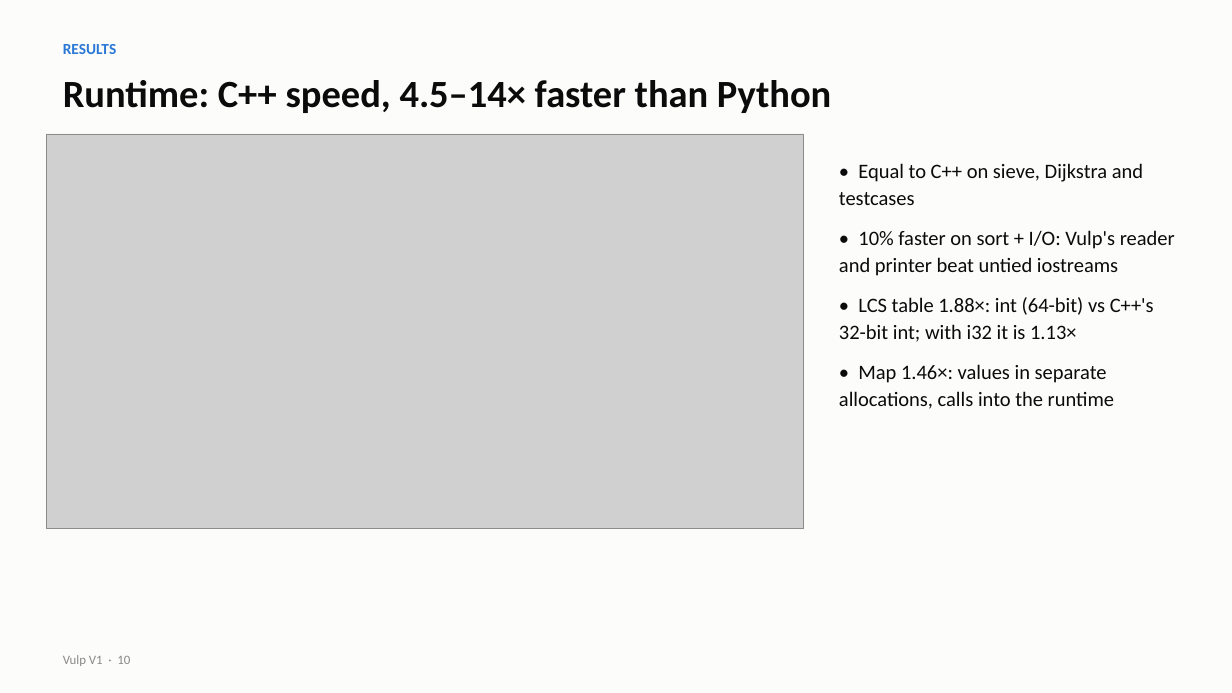
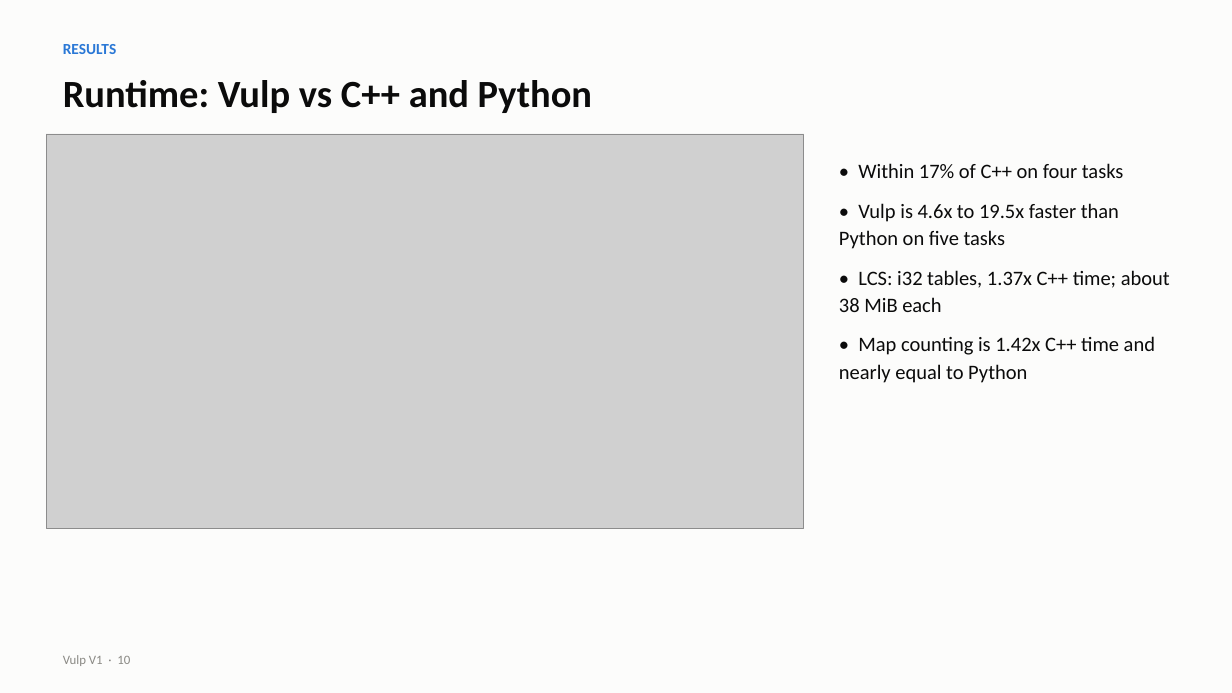
Before and after one commit to vulp-lang/vulp, a slide deck: slide 10 of docs/presentation/vulp_v1.pptx. Drawn at 1232x693 pixels with LibreOffice and Linux fonts; fonts in the diff are those of the drawing; grey boxes stand for pictures. Boxes give left, top, right and bottom in pixels: in the first picture for what was removed or moved away, otherwise in the second. Text is boxed around its words. In the diff, an @@ line names an element or a change of style, - is before the commit and + after.

```diff
--- a/docs/presentation/vulp_v1.pptx
+++ b/docs/presentation/vulp_v1.pptx
@@ text at (63, 80, 592, 113): text changed @@
-Runtime: C++ speed, 4.5–14× faster than Python
+Runtime: Vulp vs C++ and Python
@@ text at (839, 163, 1170, 383): text changed @@
-• Equal to C++ on sieve, Dijkstra and testcases
-• 10% faster on sort + I/O: Vulp's reader and printer beat untied iostreams
-• LCS table 1.88×: int (64-bit) vs C++'s 32-bit int; with i32 it is 1.13×
-• Map 1.46×: values in separate allocations, calls into the runtime
+• Within 17% of C++ on four tasks
+• Vulp is 4.6x to 19.5x faster than Python on five tasks
+• LCS: i32 tables, 1.37x C++ time; about 38 MiB each
+• Map counting is 1.42x C++ time and nearly equal to Python
```
Also in this commit, not shown: 6 other slides changed, 1 slide added, 1 slide removed.
